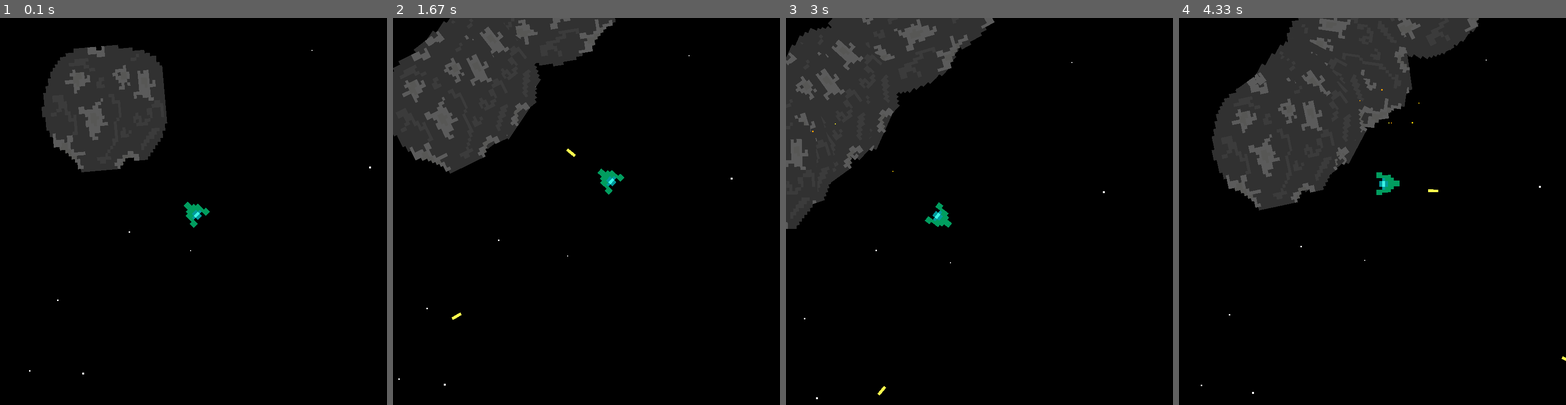
Above: before the commit, frames 1-4 (left to right).
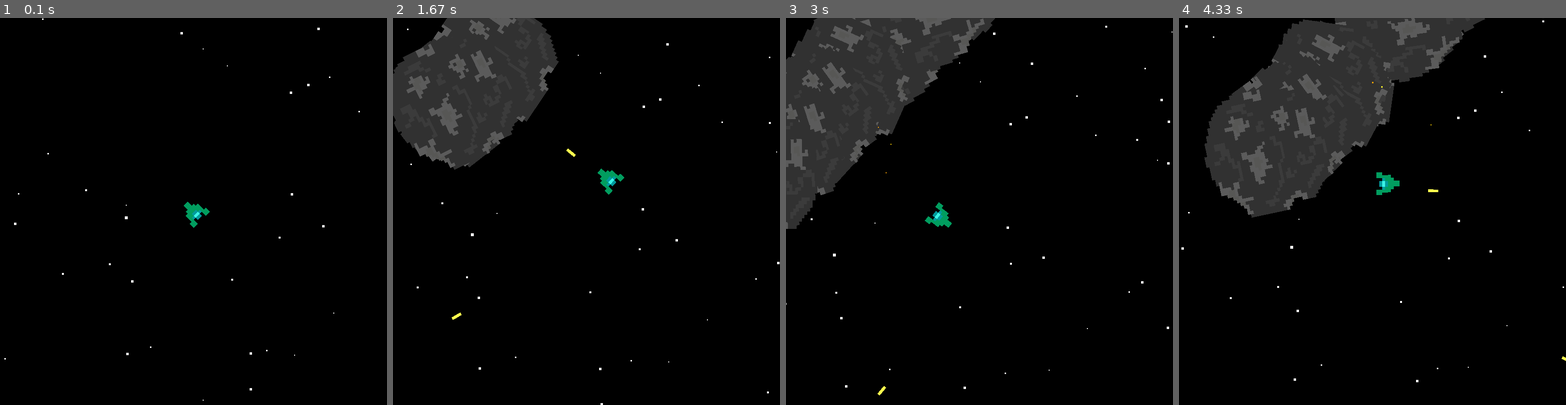
Above: after the commit, the same moments.

Repository: Yu266426/Pygame-Shenanigans
Game: pygame game, started from Space Shooter 3/main.py
Same seed, same stepped clock (60 frames per second), same inputs: the game is played once before the commit and once after it.
Inputs (mouse positions are in pixels of both pictures, inside the frame that each line leads up to):
- Up to frame 1 (0.1 s): no input
- Up to frame 2 (1.67 s): press the mouse at (710, 199) at 0.37 s; move the mouse to (648, 219) at 0.47 s; release the mouse at (586, 238) at 0.6 s; hold Right 0.67-1.13 s; tap Space at 0.73, 1.03, 1.23 s; click (493, 215) at 0.75 s; hold Up 1.17-1.47 s; click (466, 304) at 1.25 s; click (485, 68) at 1.55 s
- Up to frame 3 (3 s): hold Right 1.83-2.3 s; tap Space at 1.9, 2.2, 2.4, 2.7, 2.97 s; click (886, 134) at 1.92 s; hold Left 2.33-2.87 s; click (983, 254) at 2.42 s; hold Down from 2.9 s (still down); click (1126, 358) at 2.98 s
- Up to frame 4 (4.33 s): release Down at 3.2 s; hold Left 3.23-3.63 s; tap Space at 3.3, 3.6, 3.73, 4.13 s; click (1310, 83) at 3.32 s; hold Up 3.67-4.03 s; click (1507, 312) at 3.75 s; hold Right from 4.07 s (still down); click (1511, 180) at 4.15 s

The runs differ from the first frame. In frame 1, 8.5% of the frame differs, in the area x 1-96%, y 0-99%; in frame 2, 4.4%; in frame 3, 3.9%; in frame 4, 5.8%.

Commit message:
Update to Space Shooter 3
- Scrolling Stars
- EXPLOSIONS

Diff:
--- a/Space Shooter 3/data/modules/background_stars.py
+++ b/Space Shooter 3/data/modules/background_stars.py
@@ -3,7 +3,7 @@
 
 
 class BackgroundStar(GameObject):
-    def __init__(self, pos, size):
+    def __init__(self, pos, size, bounds):
         # Premake image
         self.size = size
 
@@ -12,5 +12,21 @@
 
         super().__init__(pos, image)
 
+        self.bounds = bounds
+
     def move(self, scroll):
-        self.rect = self.pos - scroll*(self.size / 10)
+        self.rect.center = self.pos - scroll*(self.size / 10)
+
+    def update(self, scroll, screen_size):
+        self.move(scroll)
+
+        # Make stars loop
+        if self.rect.center[0] >= screen_size[0] + 200:
+            self.pos.x -= screen_size[0] + 200
+        elif self.rect.center[0] <= -200:
+            self.pos.x += screen_size[0] + 200
+
+        if self.rect.center[1] >= screen_size[1] + 200:
+            self.pos.y -= screen_size[0] + 200
+        elif self.rect.center[1] <= -200:
+            self.pos.y += screen_size[1] + 200
--- a/Space Shooter 3/data/modules/game.py
+++ b/Space Shooter 3/data/modules/game.py
@@ -37,7 +37,7 @@
         # * Objects
         # Star Field
         self.star_list = pygame.sprite.Group()
-        self.generate_starfield((-5000, -5000), (5000, 5000), 1000)
+        self.generate_starfield((-200, -200), (1000, 1000), 80)
 
         # Group Singles
         self.player = pygame.sprite.GroupSingle(Player((self.display.get_width() / 2, self.display.get_height() / 2)))
@@ -46,8 +46,6 @@
         self.laser_list = pygame.sprite.Group()
         self.asteroid_list = pygame.sprite.Group()
         self.explosion_list = pygame.sprite.Group()
-
-        self.asteroid_list.add(LargeAsteroid((200, 200), 45))
 
         # Cooldowns
         self.fire_countdown = 0
@@ -58,7 +56,39 @@
         for l in range(star_count):
             x = random.randint(p1[0], p2[0])
             y = random.randint(p1[1], p2[1])
-            self.star_list.add(BackgroundStar((x, y), random.randint(2, 5)))
+            self.star_list.add(BackgroundStar((x, y), get_random_float((2, 6)), abs(p1[0] - p2[0])))
+
+    # Draw sprites visible
+    def draw_group(self, group):
+        for sprite in group.sprites():
+            if sprite.rect.colliderect(self.display.get_rect()):
+                self.display.blit(sprite.image, sprite.rect.topleft)
+
+    # Returns the world scroll based on target
+    def get_scroll(self, target):
+        target_x = target.x - self.display.get_width() / 2
+        target_y = target.y - self.display.get_height() / 2
+        self.scroll += pygame.math.Vector2((target_x - self.scroll.x) / self.follow_room * self.delta, (target_y - self.scroll.y) / self.follow_room * self.delta)
+
+    # * Spawners
+    # Spawns laser, and handles cooldown
+    def spawn_laser(self, spawner):
+        if self.fire_countdown == 0 and spawner.is_firing:
+            self.laser_list.add(Laser(spawner.pos, spawner.angle, spawner))
+            self.fire_countdown = float(10)
+        else:
+            if self.fire_countdown > 0:
+                self.fire_countdown -= 1 * self.delta
+            else:
+                self.fire_countdown = 0
+
+    # General spawner for asteroids
+    def spawn_asteroids(self):
+        pass
+
+    # Spawn large asteroid
+    def spawn_large_asteroid(self, pos, angle, speed):
+        self.asteroid_list.add(LargeAsteroid(pos, angle, speed))
 
     # Spawn explosion particles in a given radius
     def spawn_explosion_particles(self, pos, count_range, spread, size_range, speed_range, decay_rate_range, type):
@@ -72,28 +102,7 @@
             # Spawn particles
             self.explosion_list.add(ExplosionParticle(pos + offset, get_random_float(size_range), get_random_float(speed_range), get_random_float(decay_rate_range)/30, type))
 
-    # Spawn large asteroid
-    def spawn_large_asteroid(self, pos, angle, speed):
-        self.asteroid_list.add(LargeAsteroid(pos, angle, speed))
-
-    # Returns the world scroll based on target
-    def get_scroll(self, target):
-        target_x = target.x - self.display.get_width() / 2
-        target_y = target.y - self.display.get_height() / 2
-        self.scroll += pygame.math.Vector2((target_x - self.scroll.x) / self.follow_room * self.delta, (target_y - self.scroll.y) / self.follow_room * self.delta)
-
-    # Spawns laser, and handles cooldown
-    def spawn_laser(self, spawner):
-        if self.fire_countdown == 0 and spawner.is_firing:
-            self.laser_list.add(Laser(spawner.pos, spawner.angle, spawner))
-            self.fire_countdown = float(10)
-        else:
-            if self.fire_countdown > 0:
-                self.fire_countdown -= 1 * self.delta
-            else:
-                self.fire_countdown = 0
-
-    # Check for collisions between lasers and asteroids
+    # * Collisions
     def check_laser_asteroid_collision(self):
         collision_list = pygame.sprite.groupcollide(self.asteroid_list, self.laser_list, False, False, pygame.sprite.collide_circle)
         for asteroid in collision_list:
@@ -102,17 +111,28 @@
 
                 if asteroid.health <= 0:
                     # Generate explosion particles
-                    self.spawn_explosion_particles(asteroid.pos, (400, 430), int(asteroid.image.get_width()/2 - 30), (5, 9), (1, 3), (1, 3), "large_asteroid")
+                    self.spawn_explosion_particles(asteroid.pos, (600, 650), int(asteroid.image.get_width()/2), (5, 9), (1, 3), (1, 3), "large_asteroid")
                     asteroid.kill()
 
                 self.spawn_explosion_particles(laser.pos, (5, 8), 3, (5, 7), (1, 2), (2, 3), "laser")
                 laser.kill()
 
+    def check_player_asteroid_collisions(self):
+        collision_list = pygame.sprite.groupcollide(self.player, self.asteroid_list, False, False, pygame.sprite.collide_circle)
+        for player in collision_list:
+            for asteroid in collision_list[player]:
+                asteroid.health -= player.damage
+
+                if asteroid.health <= 0:
+                    # Generate explosion particles
+                    self.spawn_explosion_particles(asteroid.pos, (600, 650), int(asteroid.image.get_width()/2 - 30), (5, 9), (1, 3), (1, 3), "large_asteroid")
+                    asteroid.kill()
+
     # * Game states
     # Testing state
-    def test(self):
+    def game(self):
         # * Update
-        self.star_list.update(self.delta, self.scroll)
+        self.star_list.update(self.scroll, self.screen.get_size())
 
         self.player.update(self.delta, self.scroll, (self.screen.get_width() - self.display.get_width(), self.screen.get_height() - self.display.get_height()))
 
@@ -123,16 +143,17 @@
 
         # * Collisions
         self.check_laser_asteroid_collision()
+        self.check_player_asteroid_collisions()
 
         # *  Particles
         self.explosion_list.update(self.delta, self.scroll)
 
         # * Draw
-        self.star_list.draw(self.display)
-        self.asteroid_list.draw(self.display)
-        self.laser_list.draw(self.display)
+        self.draw_group(self.star_list)
+        self.draw_group(self.asteroid_list)
+        self.draw_group(self.laser_list)
         self.player.draw(self.display)
-        self.explosion_list.draw(self.display)
+        self.draw_group(self.explosion_list)
 
     # * Game loop
     def update(self):
@@ -147,6 +168,6 @@
 
         # Game states
         if self.game_state == "test":
-            self.test()
+            self.game()
 
         self.screen.blit(pygame.transform.scale(self.display, self.screen.get_size()), (0, 0))
--- a/Space Shooter 3/data/modules/game_object.py
+++ b/Space Shooter 3/data/modules/game_object.py
@@ -13,5 +13,5 @@
     def move(self, scroll):
         self.rect = self.pos - scroll
 
-    def update(self, delta, scroll):
+    def update(self, scroll):
         self.move(scroll)
--- a/Space Shooter 3/data/modules/helper.py
+++ b/Space Shooter 3/data/modules/helper.py
@@ -12,4 +12,4 @@
 
 
 def get_random_float(range):
-    return float(random.randint(range[0] * 20, range[1] * 20)) / 20
+    return float(random.randint(range[0] * 30, range[1] * 30)) / 30
--- a/Space Shooter 3/data/modules/player.py
+++ b/Space Shooter 3/data/modules/player.py
@@ -17,6 +17,12 @@
 
         # Laser
         self.is_firing = True
+
+        # Collision
+        self.radius = PLAYER_IMAGE.get_width()/2
+
+        self.health = 100
+        self.damage = self.health
 
     # Gets WASD input
     def get_input(self):
Not shown, changed: Space Shooter 3/todo.txt
